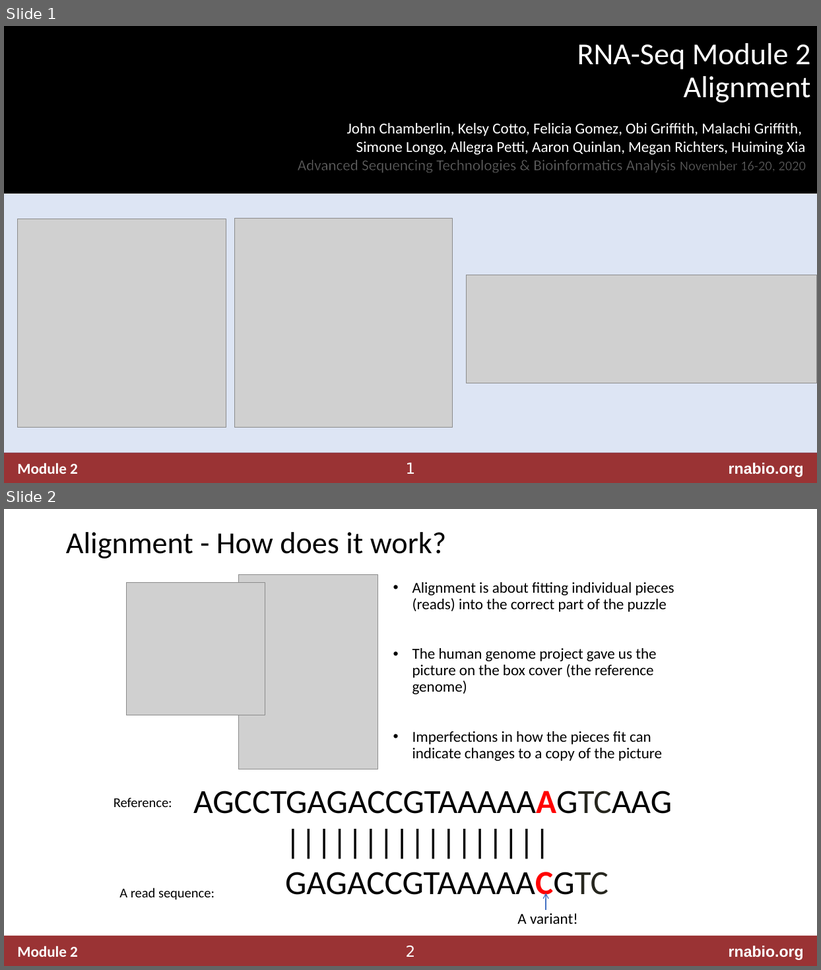
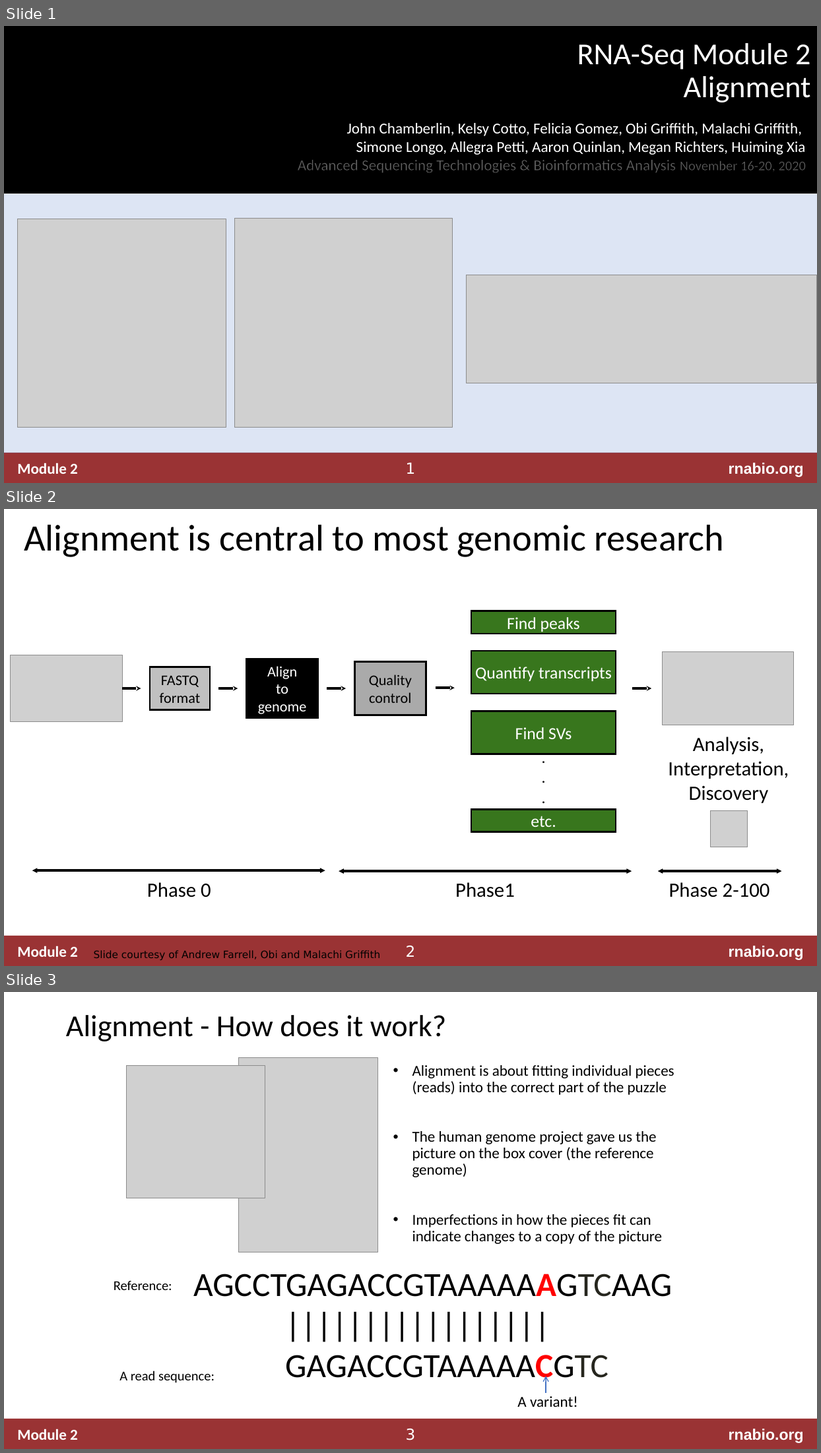
Before and after one commit to griffithlab/rnabio.org, a slide deck: assets/lectures/cshl/2020/mini/RNASeq_MiniLecture_02_01_Alignment.pptx. Shown one above the other, each under a label of ours: slides 1 and 2 before the commit, slides 1, 2 and 3 after it. The pictures are 821x970 and 821x1453 pixels, drawn with LibreOffice and Linux fonts; fonts in the diff are those of the drawing; grey boxes stand for pictures; background and template pictures are left out. Boxes give left, top, right and bottom in pixels: in the first picture for what was removed or moved away, otherwise in the second. Text is boxed around its words. In the diff, an @@ line names an element or a change of style, - is before the commit and + after.

Commit message:
Adding FG ppt info and changes to pathway analysis

```diff
--- a/assets/lectures/cshl/2020/mini/RNASeq_MiniLecture_02_01_Alignment.pptx
+++ b/assets/lectures/cshl/2020/mini/RNASeq_MiniLecture_02_01_Alignment.pptx
@@ slide 2 added at [4,509,817,966], background #FFFFFF; not listed: 4 template elements that a slide beside it also shows @@
@@ title added at [24,524,725,557], 44 pt, text #000000 @@
+Alignment is central to most genomic research
@@ group added at [10,611,794,898]: 7 rectangles, 5 arrows, 5 texts, 3 pictures, 3 double arrows @@
+Find SVs
+FASTQ
+format
+Align
+to
+genome
+Quality control
+Find peaks
+Quantify transcripts
+etc.
+.
+.
+.
+Phase 0
+Phase1
+Phase 2-100
+Analysis,
+Interpretation,
+Discovery
@@ text added at [94,951,380,960], 12 pt, text #000000 @@
+Slide courtesy of Andrew Farrell, Obi and Malachi Griffith
@@ what was slide 2 is now slide 3 @@
@@ page number at [406,1429,416,1441]: text changed @@
-2
+3
```
Also in this commit, not shown: 5 slides changed, 4 other files.
